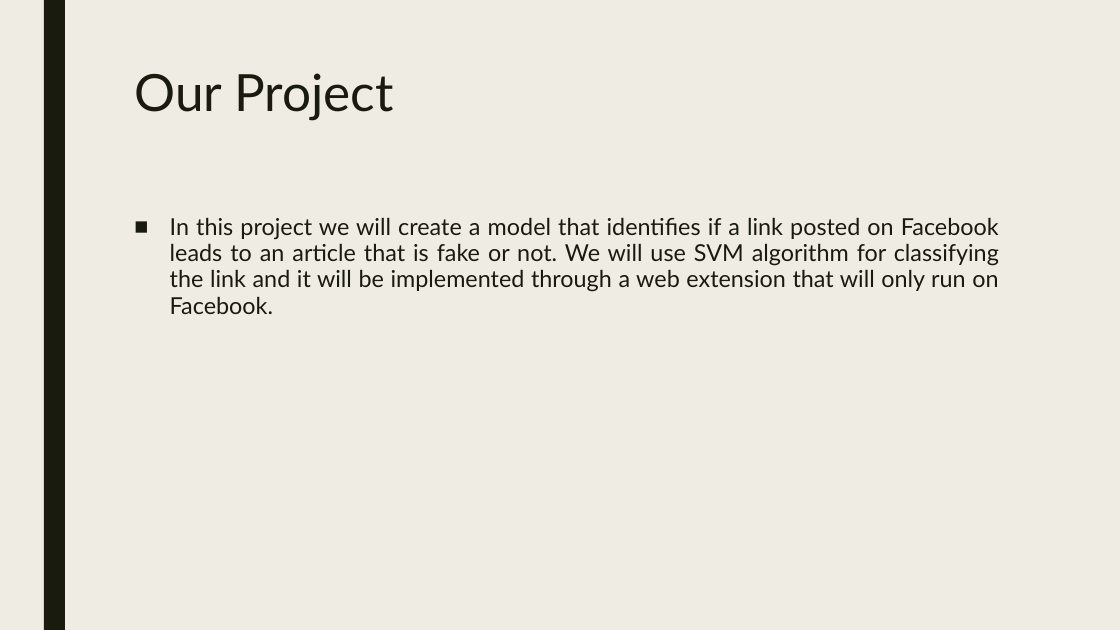
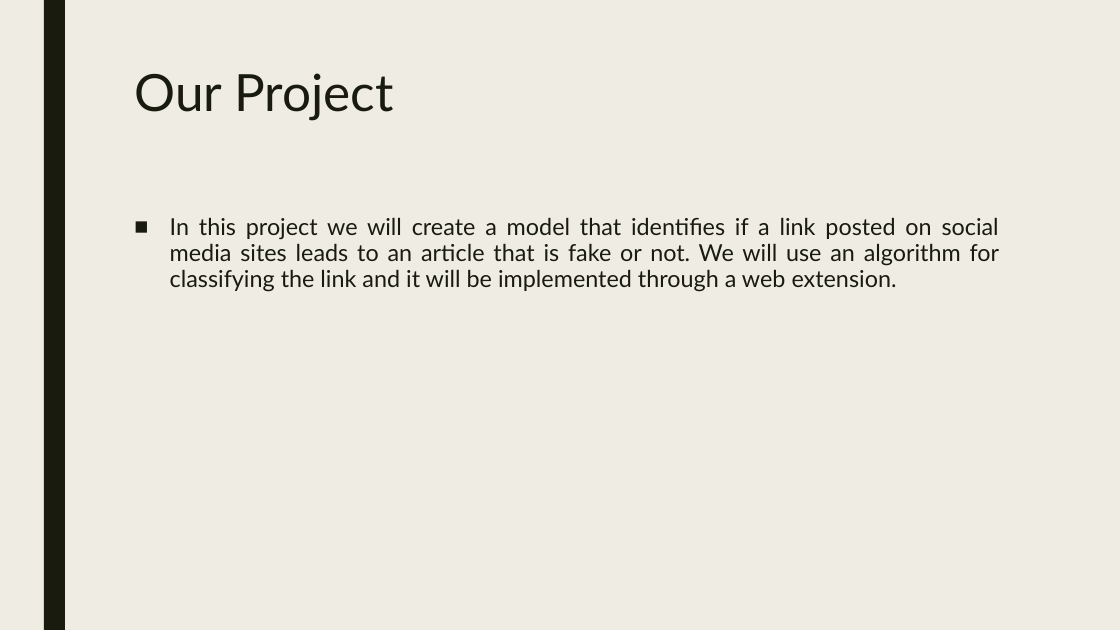
Before and after one commit to seans888/RoaD2R, a slide deck: slide 2 of Identifying fake news in facebook.pptx. Drawn at 1120x630 pixels with LibreOffice and Linux fonts; fonts in the diff are those of the drawing. Boxes give left, top, right and bottom in pixels: in the first picture for what was removed or moved away, otherwise in the second. Text is boxed around its words. In the diff, an @@ line names an element or a change of style, - is before the commit and + after.

```diff
--- a/Identifying fake news in facebook.pptx
+++ b/Identifying fake news in facebook.pptx
@@ text at (170,217,1000,292): text changed @@
-■ In this project we will create a model that identifies if a link posted on Facebook leads to an article that is fake or not. We will use SVM algorithm for classifying the link and it will be implemented through a web extension that will only run on Facebook.
+■ In this project we will create a model that identifies if a link posted on social media sites leads to an article that is fake or not. We will use an algorithm for classifying the link and it will be implemented through a web extension.
```
Also in this commit, not shown: 6 other slides changed, 1 slide added, 22 slides removed, 2 other files.
